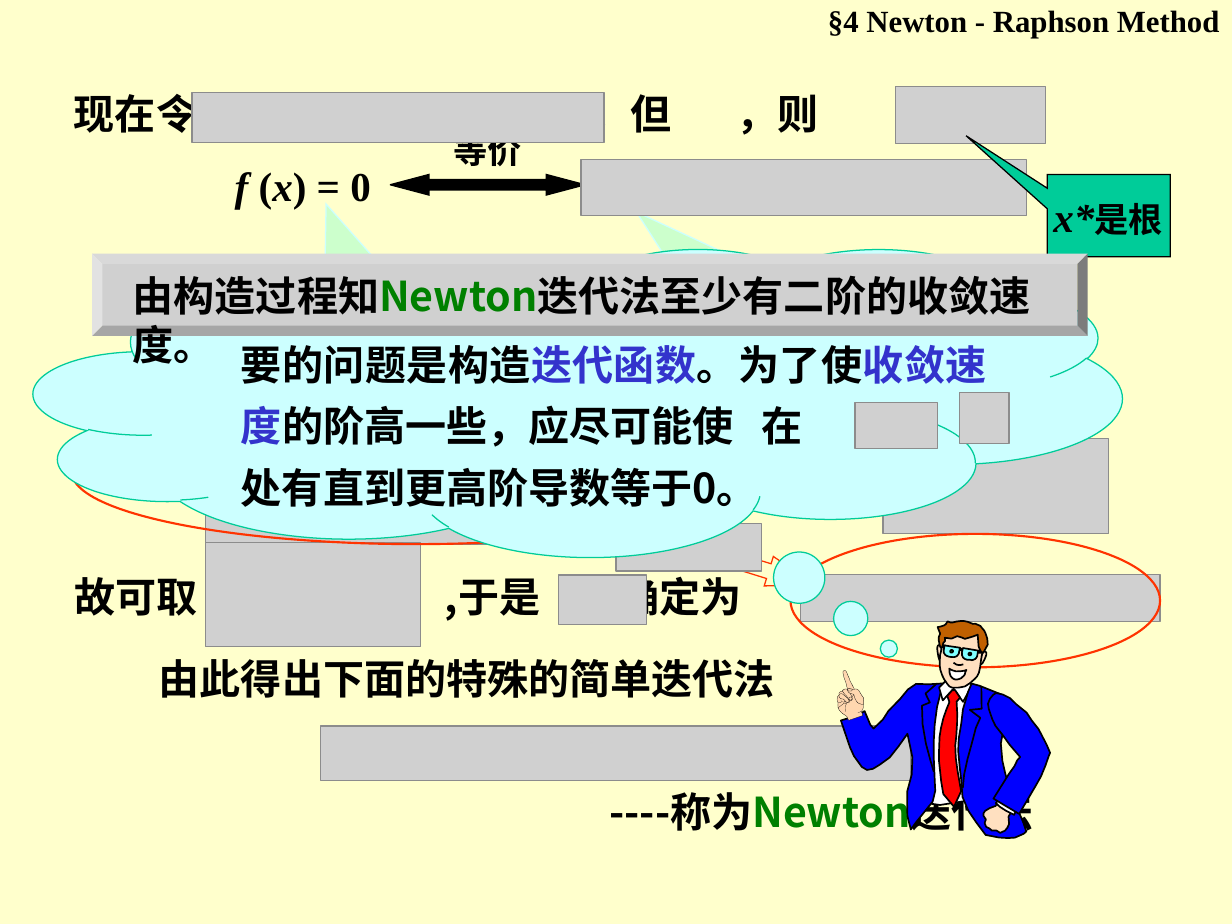
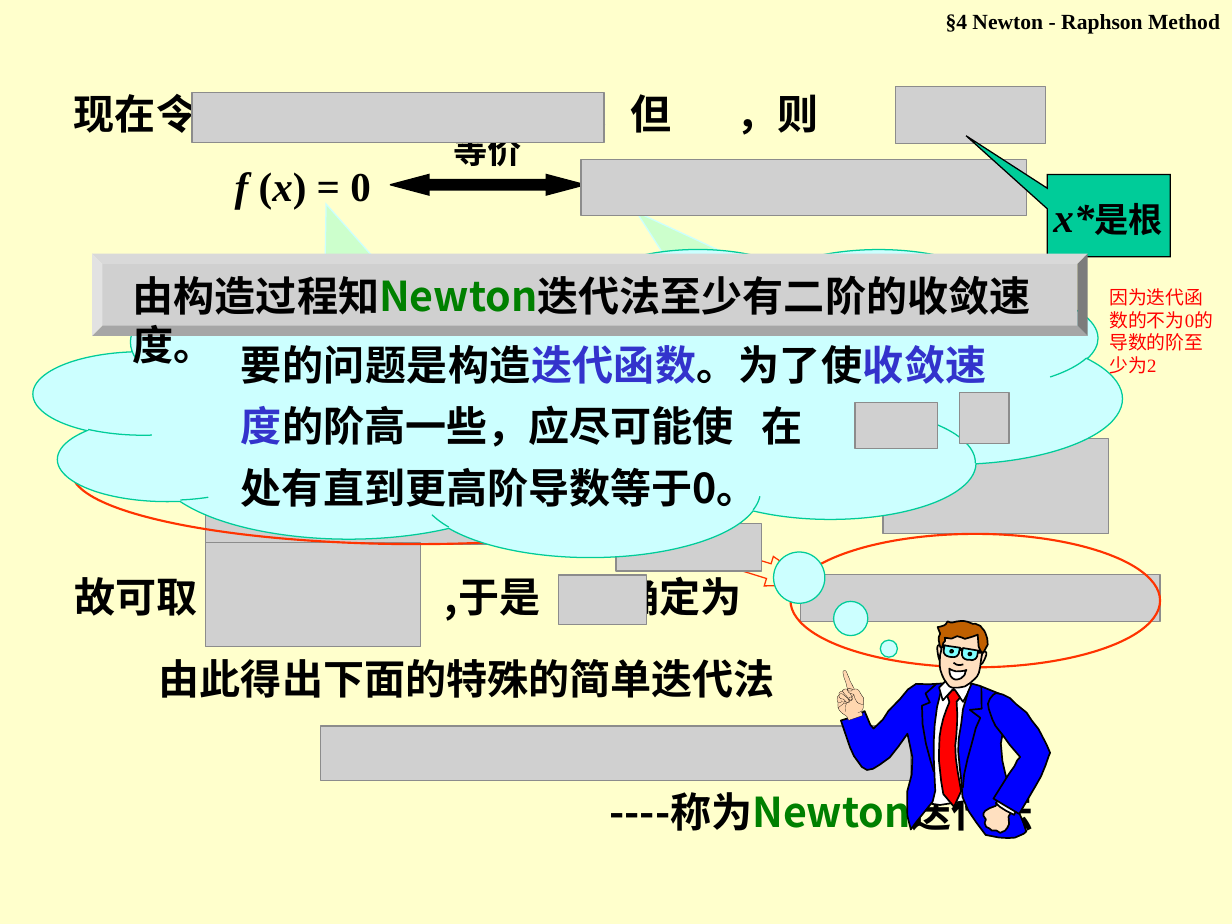
Before and after one commit to shidangda/Advanced-Engineering-Mathematics, a slide deck: slide 2 of NA007b方程求根.ppt. Drawn at 1232x924 pixels with LibreOffice and Linux fonts; fonts in the diff are those of the drawing; grey boxes stand for pictures. Boxes give left, top, right and bottom in pixels: in the first picture for what was removed or moved away, otherwise in the second. Text is boxed around its words. In the diff, an @@ line names an element or a change of style, - is before the commit and + after.

```diff
--- a/NA007b方程求根.ppt
+++ b/NA007b方程求根.ppt
@@ text "§4 Newton - Raphson Method" at bbox=[946, 14, 1220, 34]: size 18 to 12.6 pt @@
@@ text added at bbox=[1109, 288, 1213, 377], 11 pt, text #FF0000 @@
+因为迭代函
+数的不为0的
+导数的阶至
+少为2
```
Also in this commit, not shown: 13 other slides changed, 1 other file.
